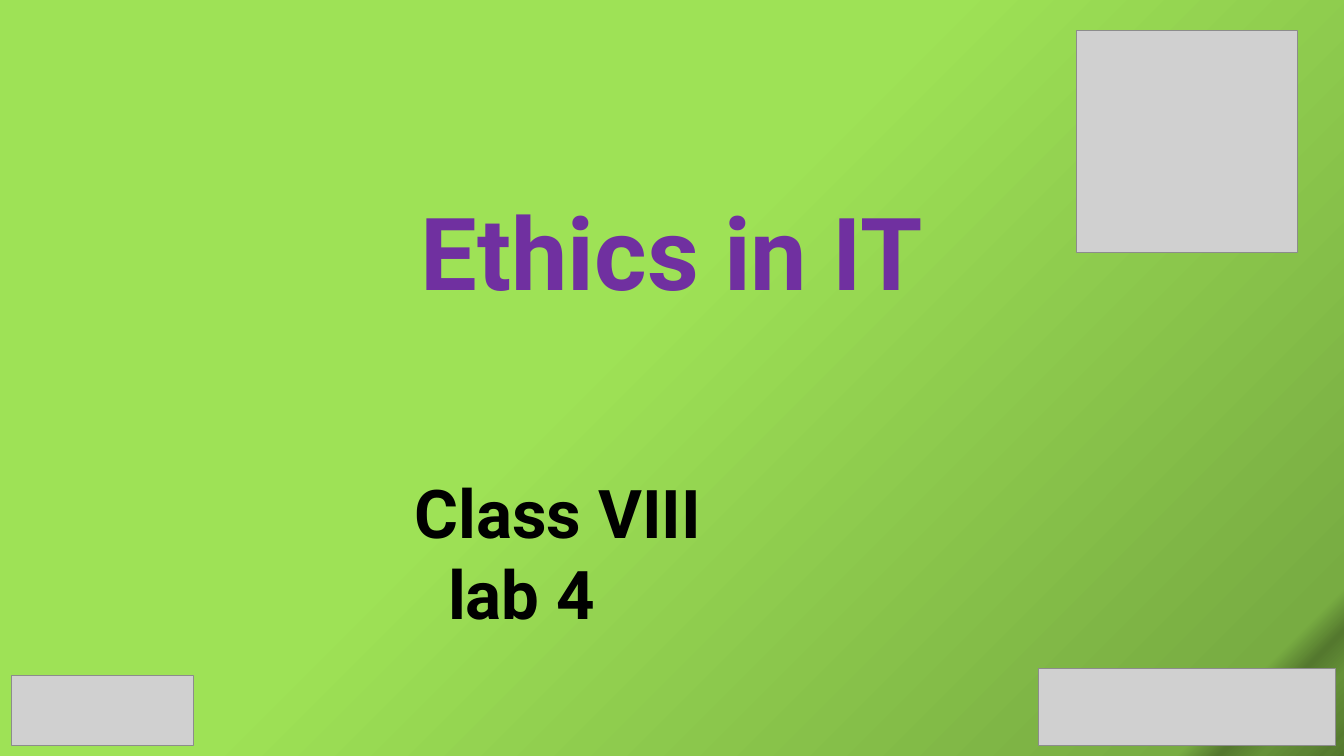
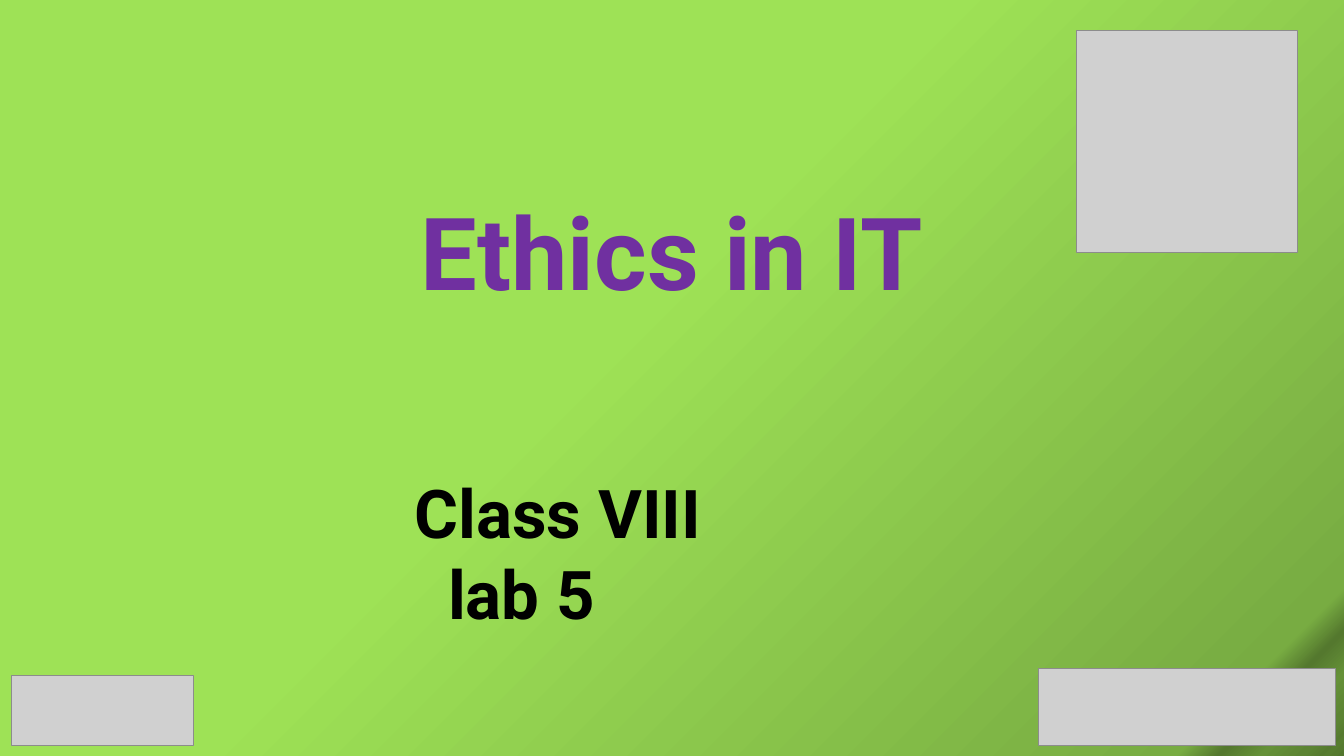
Before and after one commit to SabitDeepto/IIDP, a slide deck: slide 1 of class 8/5.Ethics in IT/2. Presentation/Ethics 5.pptx. Drawn at 1344x756 pixels with LibreOffice and Linux fonts; fonts in the diff are those of the drawing; grey boxes stand for pictures. Boxes give left, top, right and bottom in pixels: in the first picture for what was removed or moved away, otherwise in the second. Text is boxed around its words. In the diff, an @@ line names an element or a change of style, - is before the commit and + after.

```diff
--- a/class 8/5.Ethics in IT/2. Presentation/Ethics 5.pptx
+++ b/class 8/5.Ethics in IT/2. Presentation/Ethics 5.pptx
@@ text at box(448, 568, 594, 620): text changed @@
-lab 4
+lab 5
```
Also in this commit, not shown: 8 slides added, 6 slides removed, 8 other files.
